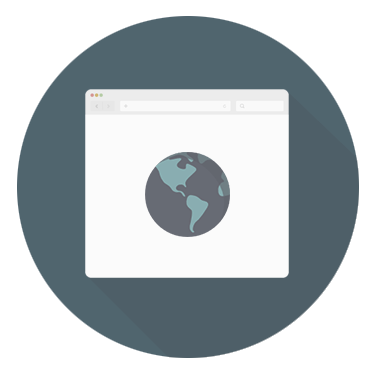
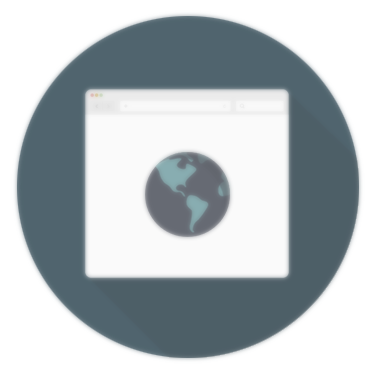
Before/after of a 375px x 375px layered artwork. What changed in the layer stack:
added layer "gaussian blur 2px" (50%) above "disabled" over [13, 12, 363, 362]
"disabled": opacity 75% → 50% over [17, 16, 359, 358]
